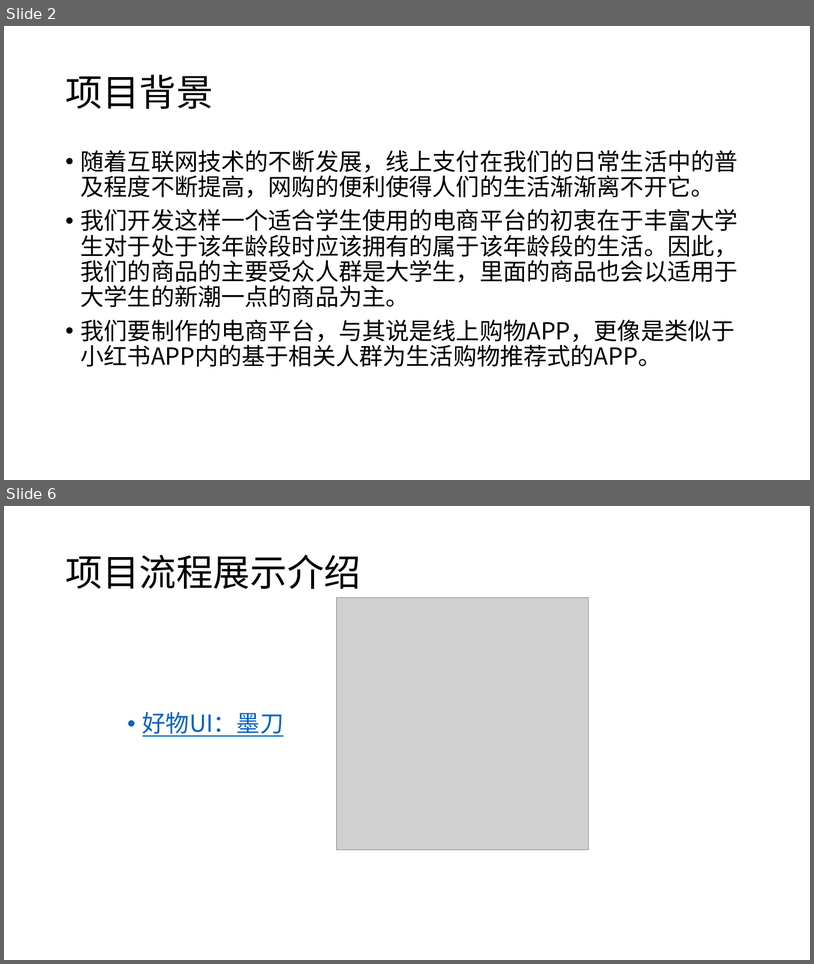
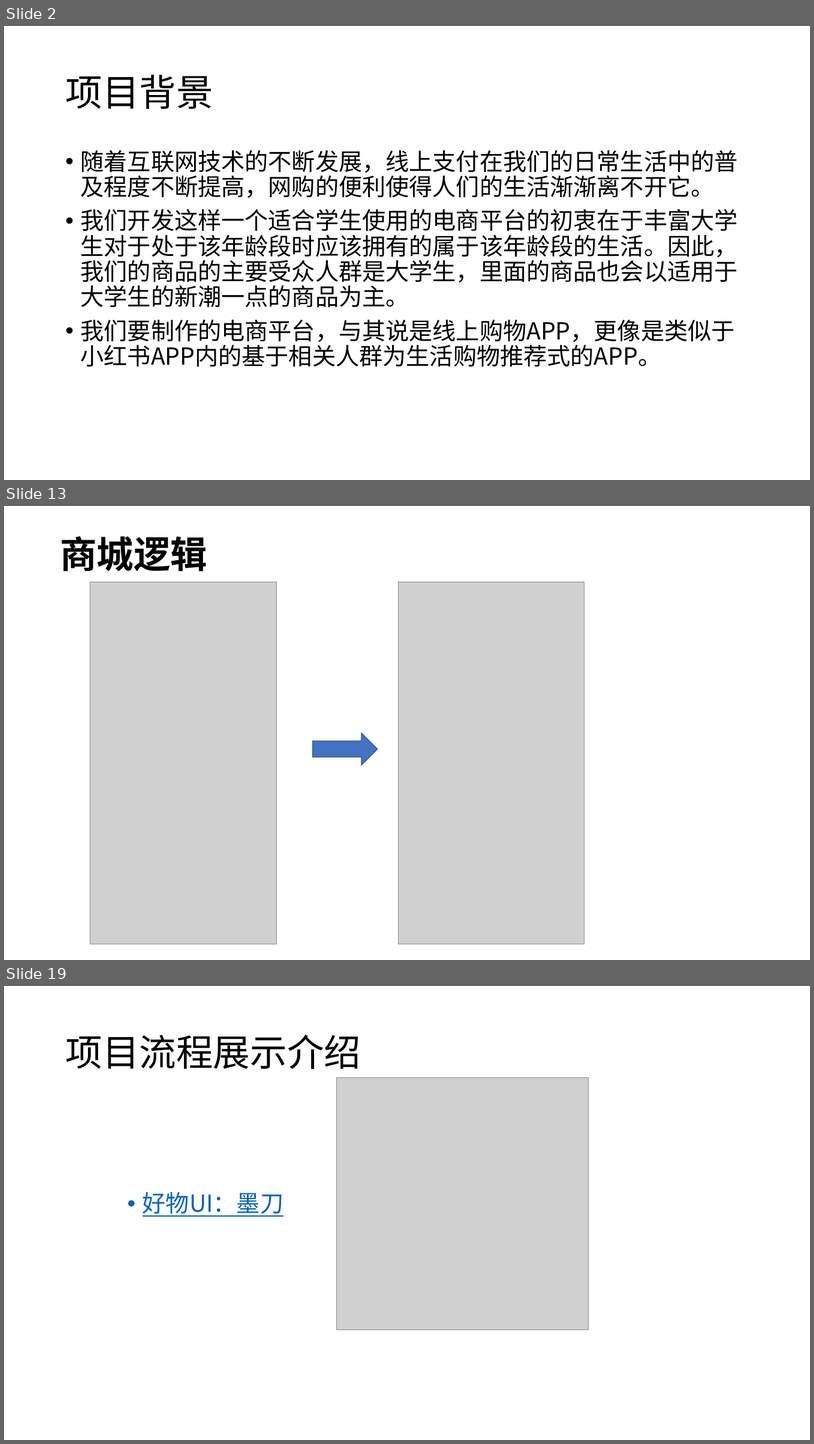
Before and after one commit to Android-Good-Goods/-, a slide deck: design/好物.pptx. Shown one above the other, each under a label of ours: slides 2 and 6 before the commit, slides 2, 13 and 19 after it; the slides between them are not shown. The pictures are 814x964 and 814x1444 pixels, drawn with LibreOffice and Linux fonts; fonts in the diff are those of the drawing; grey boxes stand for pictures. Boxes give left, top, right and bottom in pixels: in the first picture for what was removed or moved away, otherwise in the second. Text is boxed around its words. In the diff, an @@ line names an element or a change of style, - is before the commit and + after.

```diff
--- a/design/好物.pptx
+++ b/design/好物.pptx
@@ slide 13 added at box(4, 506, 810, 960), background #FFFFFF @@
@@ title added at box(60, 536, 207, 571), 44 pt, text #000000, bold @@
+商城逻辑
@@ picture added at box(90, 582, 277, 943) @@
@@ picture added at box(399, 582, 585, 943) @@
@@ right arrow added at box(313, 733, 378, 765), fill #4472C4, outline #325491 1 pt @@
@@ what was slide 6 is now slide 19 @@
```
Also in this commit, not shown: 3 slides changed, 12 other slides added.
